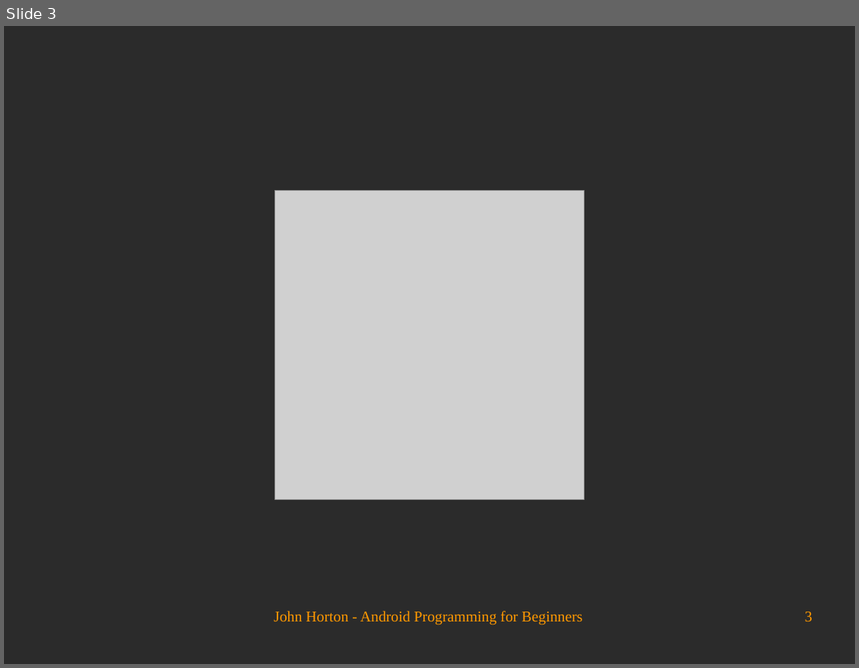
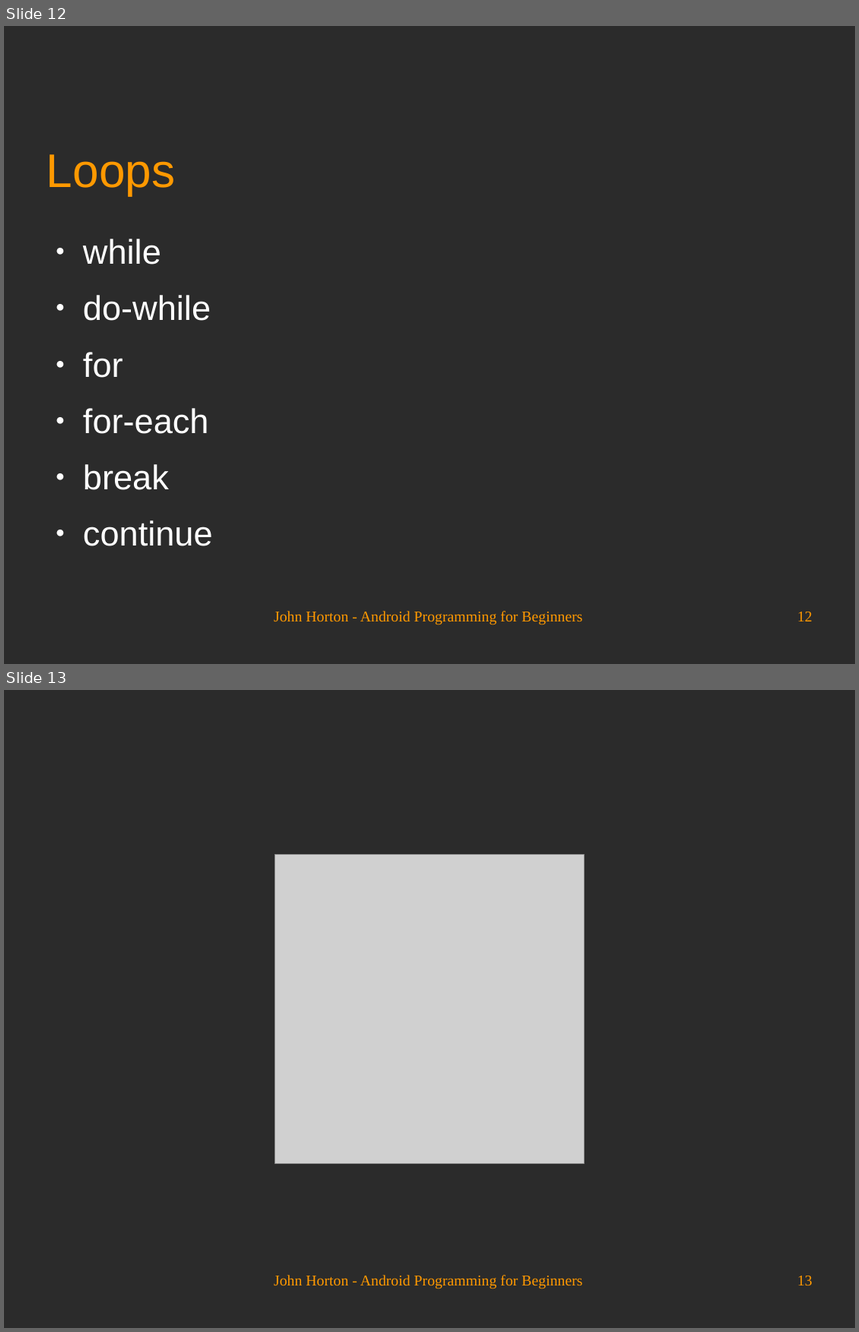
Before and after one commit to Academy-Soft-Intellect/Android-Programming-for-Beginners, a slide deck: 07_Coding_in_Java_Part_1_Variables,_Decisions,_and_Loops.odp. Shown one above the other, each under a label of ours: slide 3 before the commit, slides 12 and 13 after it. The pictures are 859x668 and 859x1332 pixels, drawn with LibreOffice and Linux fonts; fonts in the diff are those of the drawing; grey boxes stand for pictures; background and template pictures are left out; a plain dark background stands for a picture behind light text. Boxes give left, top, right and bottom in pixels: in the first picture for what was removed or moved away, otherwise in the second. Text is boxed around its words. In the diff, an @@ line names an element or a change of style, - is before the commit and + after.

```diff
--- a/07_Coding_in_Java_Part_1_Variables,_Decisions,_and_Loops.odp
+++ b/07_Coding_in_Java_Part_1_Variables,_Decisions,_and_Loops.odp
@@ slide 12 added at (4,26,855,664), background picture (left out) @@
@@ title added at (47,154,175,195), 44 pt, text #FF9900 @@
+Loops
@@ text added at (83,239,213,547), 32 pt, text #FFFFFF @@
+● while
+● do-while
+● for
+● for-each
+● break
+● continue
@@ text added at (274,611,582,626), 14 pt, text #FF9900 @@
+John Horton - Android Programming for Beginners
@@ page number added at (797,612,813,622), 14 pt, text #FF9900 @@
+12
@@ what was slide 3 is now slide 13 @@
@@ page number at (797,1276,813,1286): text changed @@
-3
+13
```
Also in this commit, not shown: 2 slides changed, 9 other slides added.
